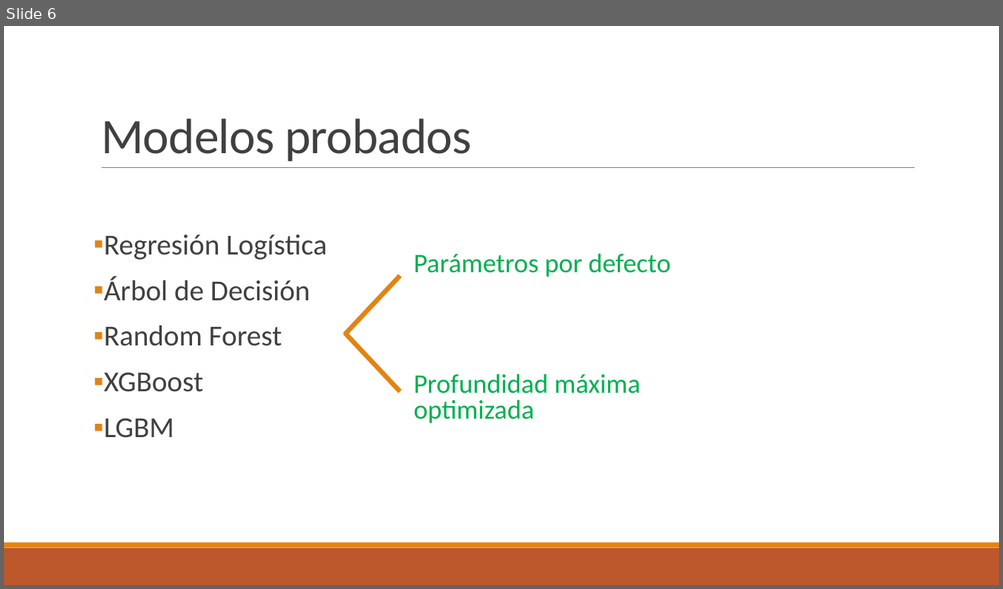
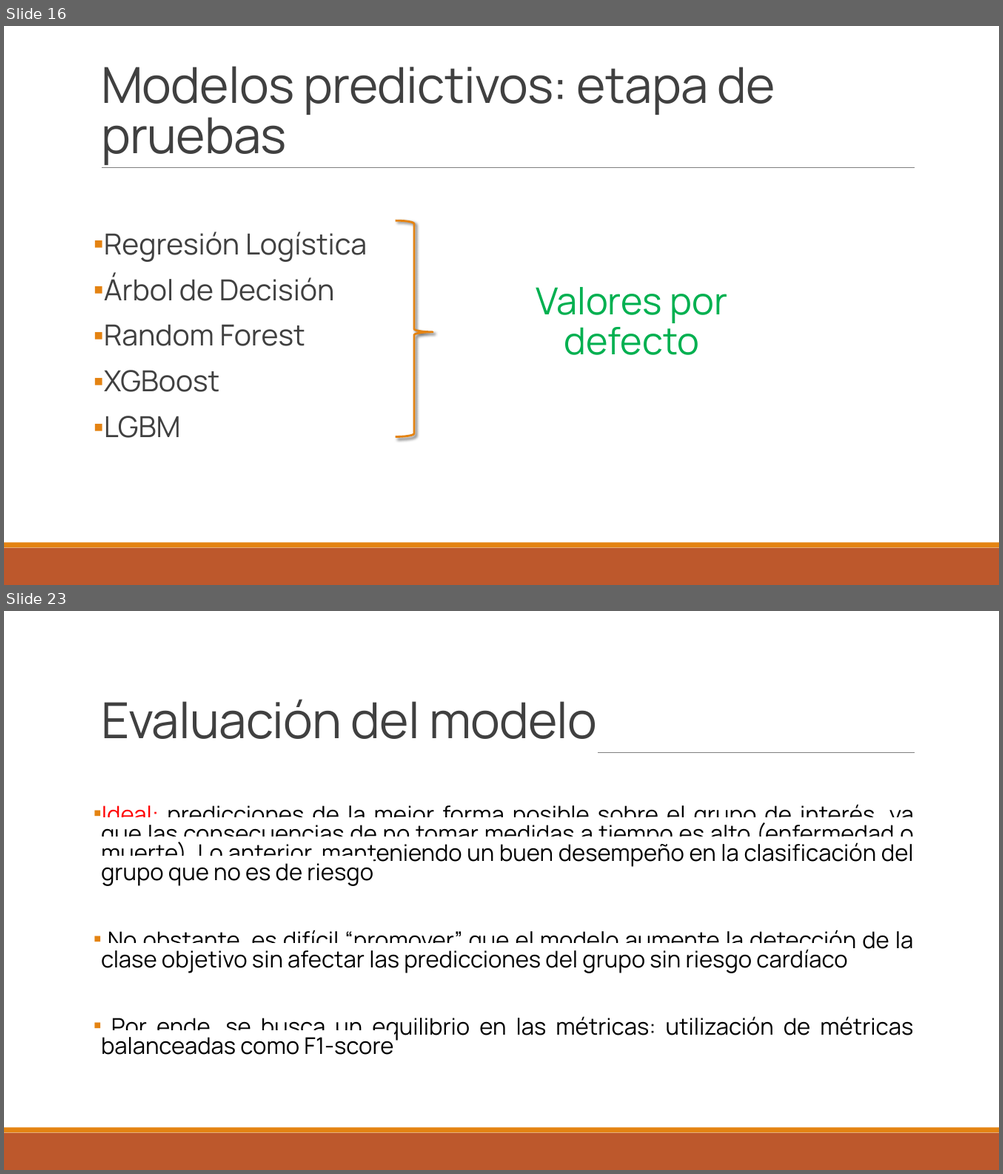
Before and after one commit to sordenesf/Heart-Disease, a slide deck: Presentación Indicators of Heart Diseases.pptx. Shown one above the other, each under a label of ours: slide 6 before the commit, slides 16 and 23 after it; the slides between them are not shown. The pictures are 1003x589 and 1003x1174 pixels, drawn with LibreOffice and Linux fonts; fonts in the diff are those of the drawing. Boxes give left, top, right and bottom in pixels: in the first picture for what was removed or moved away, otherwise in the second. Text is boxed around its words. In the diff, an @@ line names an element or a change of style, - is before the commit and + after.

```diff
--- a/Presentación Indicators of Heart Diseases.pptx
+++ b/Presentación Indicators of Heart Diseases.pptx
@@ slide 23 added at box(4, 611, 999, 1170), background #FFFFFF; not listed: 3 template elements that a slide beside it also shows @@
@@ title added at box(101, 699, 597, 739), 48 pt, text #404040 @@
+Evaluación del modelo
@@ text added at box(101, 804, 913, 1055), 22.2 pt, text #000000 @@
+▪ Ideal: predicciones de la mejor forma posible sobre el grupo de interés, ya que las consecuencias de no tomar medidas a tiempo es alto (enfermedad o muerte). Lo anterior, manteniendo un buen desempeño en la clasificación del grupo que no es de riesgo
+▪ No obstante, es difícil “promover” que el modelo aumente la detección de la clase objetivo sin afectar las predicciones del grupo sin riesgo cardíaco
+▪ Por ende, se busca un equilibrio en las métricas: utilización de métricas balanceadas como F1-score
@@ what was slide 6 is now slide 16 @@
@@ slide 16 changed as well @@
@@ title at box(101, 66, 775, 165): text changed; font Calibri to Manrope @@
-Modelos probados
+Modelos predictivos: etapa de pruebas
@@ text "Regresión Logística" at box(104, 232, 367, 438): font Calibri to Manrope @@
@@ right brace added at box(395, 221, 433, 437), outline #E48312 2 pt @@
@@ line removed from (345, 335) to (400, 276) @@
@@ text at box(535, 287, 727, 355): text changed; size 25.9 to 36 pt; font Calibri to Manrope @@
-Parámetros por defecto
-Profundidad máxima optimizada
+Valores por defecto
@@ line removed from (345, 333) to (400, 392) @@
```
Also in this commit, not shown: 4 other slides changed, 21 other slides added, 4 slides removed.
